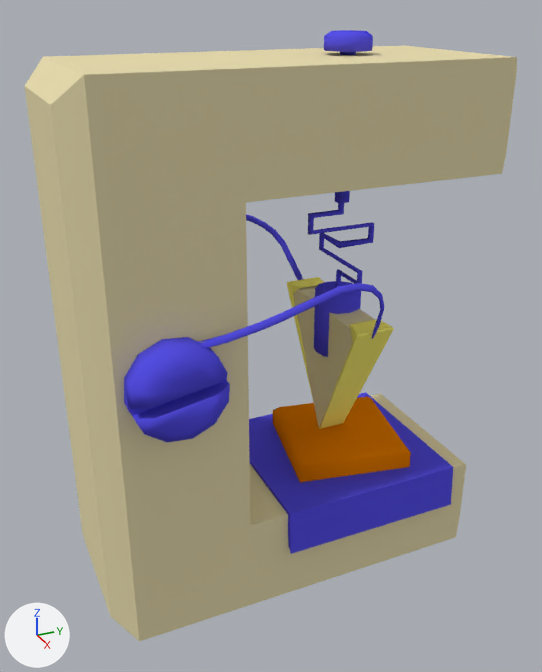
The Blender file transistormuseum/Assets/models/1947_first_transistor.blend, before and after one commit.
One viewpoint serves both versions: a 50 mm lens placed at (3.61, -1.82, 1.78), pointed at (-0.15, -0.13, -0.1). The lights are fixed; the arrows at lower left show +X, +Y and +Z.

Names of what the first picture shows: '1947_first_transistor'.
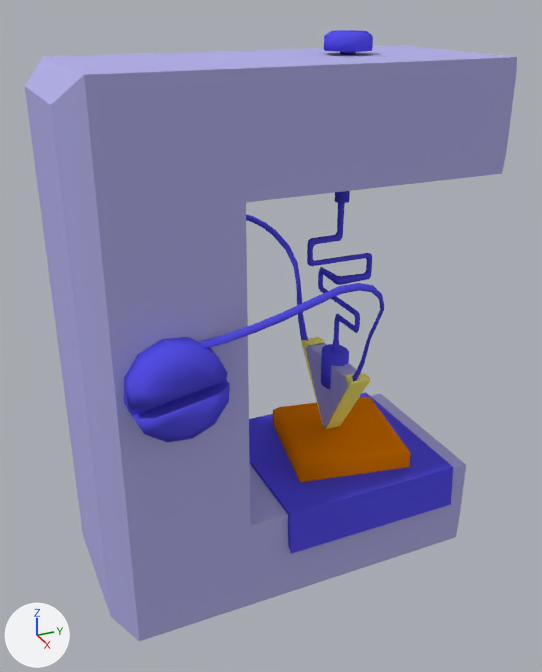
The newer file is also rescaled (x1.4), turned or shifted as a whole; pictures and numbers use the older file's frame.

What the commit changed:
Material 'glass' (mat_glass) changes colour from beige #e7dbaf to blue #b3b0e7; in linear values from (0.8, 0.709, 0.426) to (0.452, 0.434, 0.8).
me_cube_004 is used by ob_1947_first_transistor; location (0.0, 0.0, 0.0).
me_cube_004 had 1109 vertices, 812 faces and spanned x -1.1..0.68, y -1.34..1.0, z -1.64..1.6.
me_cube_004 now has 1418 vertices, 1134 faces and spans x -1.1..0.68, y -1.34..1.0, z -1.64..1.6.
me_cube_004 part 1: the loose piece of 36 vertices spanning x -0.14..0.14, y 0.1..0.37, z -0.19..0.21 is scaled about its middle by (0.711, 0.589, 0.589), then moved by (0.0, 0.0, -0.32).
me_cube_004 part 2: the loose piece of 78 vertices spanning x -0.24..0.25, y 0.04..0.46, z 0.19..0.75 is rebuilt with 282 vertices and now spans x -0.24..0.25, y 0.04..0.46, z -0.2..0.74.
me_cube_004 part 3: the loose piece of 6 vertices spanning x -0.44..0.43, y 0.14..0.33, z -0.73..0.09 is rebuilt with 14 vertices and now spans x -0.32..0.31, y 0.18..0.29, z -0.74..-0.27.
me_cube_004 part 4: a new loose piece of 24 vertices spanning x -0.33..-0.01, y 0.17..0.3, z -0.75..-0.26, in mat_metal2 (yellow #fff676).
me_cube_004 part 5: a new loose piece of 24 vertices spanning x 0.0..0.32, y 0.17..0.3, z -0.75..-0.26, in mat_metal2 (yellow #fff676).
me_cube_004 part 6: 6 vertices moved from x -0.57..0.51, y 0.13..0.23, z 0.17..0.33 to x -0.58..0.52, y 0.16..0.21, z 0.17..0.3; 75 vertices removed from x -0.57..0.5, y 0.12..0.35, z -0.75..0.33; 124 vertices added at x -0.58..0.52, y 0.16..0.24, z -0.31..0.3.
me_cube_004 part 7: 8 vertices moved from x 0.62..0.65, y -0.53..-0.52, z 0.33..0.37 to x 0.6..0.63, y -0.56..-0.55, z 0.32..0.35; 4 vertices removed from x 0.64..0.65, y -0.52..-0.43, z 0.33..0.37; 4 vertices added at x 0.63..0.66, y -0.55..-0.42, z 0.32..0.37.

What differs and where, as boxes [x1, y1, x2, y2] in the pictures (542 x 672 px; the box of a moved part takes in the faces that stretch with it):
'1947_first_transistor', recoloured, reshaped (yellow to blue)
    both: [25, 30, 517, 641]
part 1 of me_cube_004, moved or reshaped
    before: [314, 281, 361, 357]
    after: [321, 344, 349, 389]
part 2 of me_cube_004, rebuilt
    before: [308, 203, 374, 287]
    after: [307, 203, 372, 352]
part 3 of me_cube_004, rebuilt (37% narrower, 41% shorter)
    before: [293, 285, 375, 427]
    after: [306, 343, 357, 427]
part 4 of me_cube_004, added
    after: [301, 337, 324, 424]
part 5 of me_cube_004, added (yellow)
    after: [326, 372, 371, 429]
part 6 of me_cube_004, moved or reshaped
    before: [265, 223, 393, 429]
    after: [272, 230, 383, 381]
part 7 of me_cube_004, moved or reshaped
    both: [208, 286, 342, 348]
